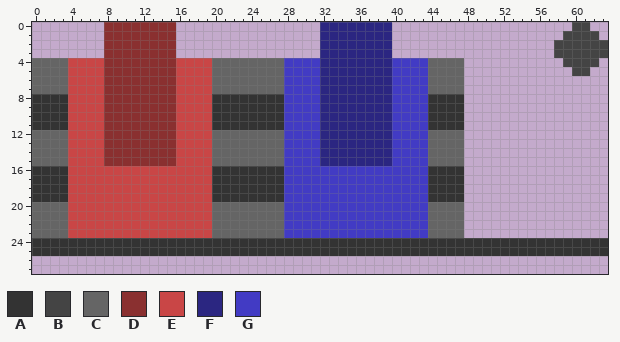
Edited in one commit: pixel-art sprite (res/sprites/tanks.png). The picture above is the old version.
The file is 64x64 pixels. Shown: x 0..63, y 0..27.
Palette (. is transparent): A #333333  B #444444  C #656565  D #8a3030  E #c94646  F #2b2681  G #423bc4
Pixels before, first column x 0:
 0 ........DDDDDDDD................FFFFFFFF....................BB..
 1 ........DDDDDDDD................FFFFFFFF...................BBBB.
 2 ........DDDDDDDD................FFFFFFFF..................BBBBBB
 3 ........DDDDDDDD................FFFFFFFF..................BBBBBB
 4 CCCCEEEEDDDDDDDDEEEECCCCCCCCGGGGFFFFFFFFGGGGCCCC...........BBBB.
 5 CCCCEEEEDDDDDDDDEEEECCCCCCCCGGGGFFFFFFFFGGGGCCCC............BB..
 6 CCCCEEEEDDDDDDDDEEEECCCCCCCCGGGGFFFFFFFFGGGGCCCC................
 7 CCCCEEEEDDDDDDDDEEEECCCCCCCCGGGGFFFFFFFFGGGGCCCC................
 8 AAAAEEEEDDDDDDDDEEEEAAAAAAAAGGGGFFFFFFFFGGGGAAAA................
 9 AAAAEEEEDDDDDDDDEEEEAAAAAAAAGGGGFFFFFFFFGGGGAAAA................
10 AAAAEEEEDDDDDDDDEEEEAAAAAAAAGGGGFFFFFFFFGGGGAAAA................
11 AAAAEEEEDDDDDDDDEEEEAAAAAAAAGGGGFFFFFFFFGGGGAAAA................
12 CCCCEEEEDDDDDDDDEEEECCCCCCCCGGGGFFFFFFFFGGGGCCCC................
13 CCCCEEEEDDDDDDDDEEEECCCCCCCCGGGGFFFFFFFFGGGGCCCC................
14 CCCCEEEEDDDDDDDDEEEECCCCCCCCGGGGFFFFFFFFGGGGCCCC................
15 CCCCEEEEDDDDDDDDEEEECCCCCCCCGGGGFFFFFFFFGGGGCCCC................
16 AAAAEEEEEEEEEEEEEEEEAAAAAAAAGGGGGGGGGGGGGGGGAAAA................
17 AAAAEEEEEEEEEEEEEEEEAAAAAAAAGGGGGGGGGGGGGGGGAAAA................
18 AAAAEEEEEEEEEEEEEEEEAAAAAAAAGGGGGGGGGGGGGGGGAAAA................
19 AAAAEEEEEEEEEEEEEEEEAAAAAAAAGGGGGGGGGGGGGGGGAAAA................
20 CCCCEEEEEEEEEEEEEEEECCCCCCCCGGGGGGGGGGGGGGGGCCCC................
21 CCCCEEEEEEEEEEEEEEEECCCCCCCCGGGGGGGGGGGGGGGGCCCC................
22 CCCCEEEEEEEEEEEEEEEECCCCCCCCGGGGGGGGGGGGGGGGCCCC................
23 CCCCEEEEEEEEEEEEEEEECCCCCCCCGGGGGGGGGGGGGGGGCCCC................
24 AAAAAAAAAAAAAAAAAAAAAAAAAAAAAAAAAAAAAAAAAAAAAAAAAAAAAAAAAAAAAAAA
25 AAAAAAAAAAAAAAAAAAAAAAAAAAAAAAAAAAAAAAAAAAAAAAAAAAAAAAAAAAAAAAAA
Once edited:
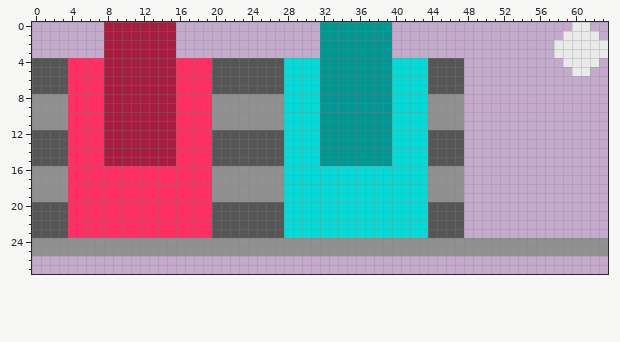
Changes in this commit:
{"colour":"A","old":"#333333","new":"#909090"}
{"colour":"B","old":"#444444","new":"#eaeaea"}
{"colour":"C","old":"#656565","new":"#565656"}
{"colour":"D","old":"#8a3030","new":"#a51e40"}
{"colour":"E","old":"#c94646","new":"#ff2e63"}
{"colour":"F","old":"#2b2681","new":"#059593"}
{"colour":"G","old":"#423bc4","new":"#08d9d6"}
